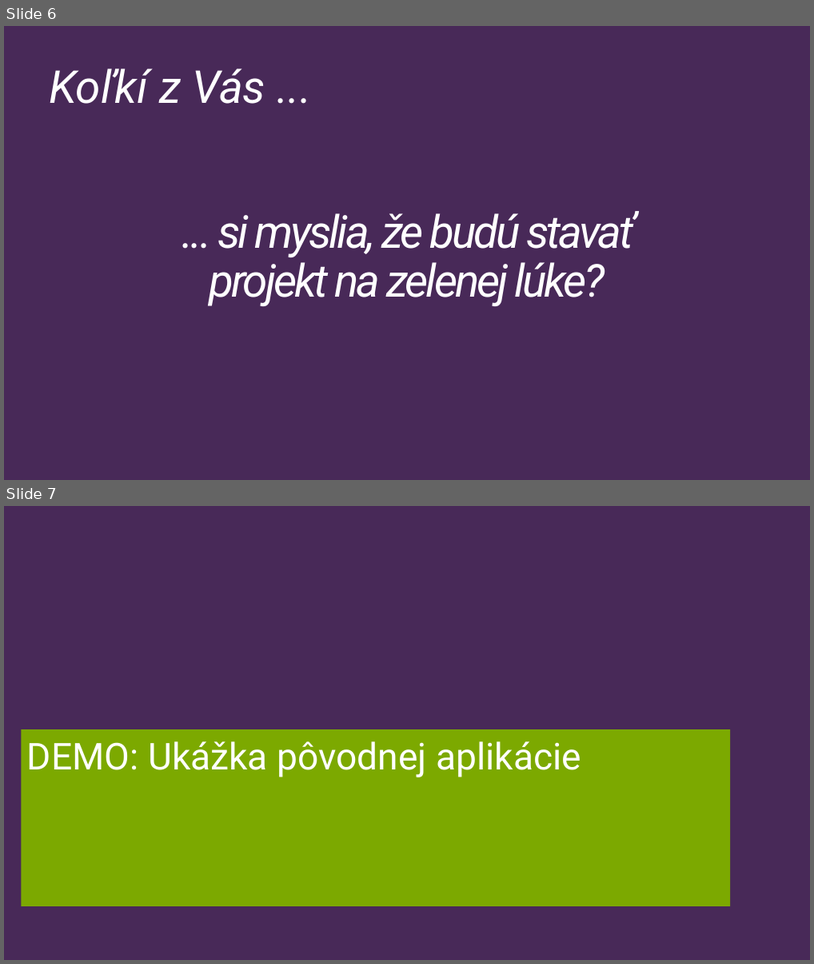
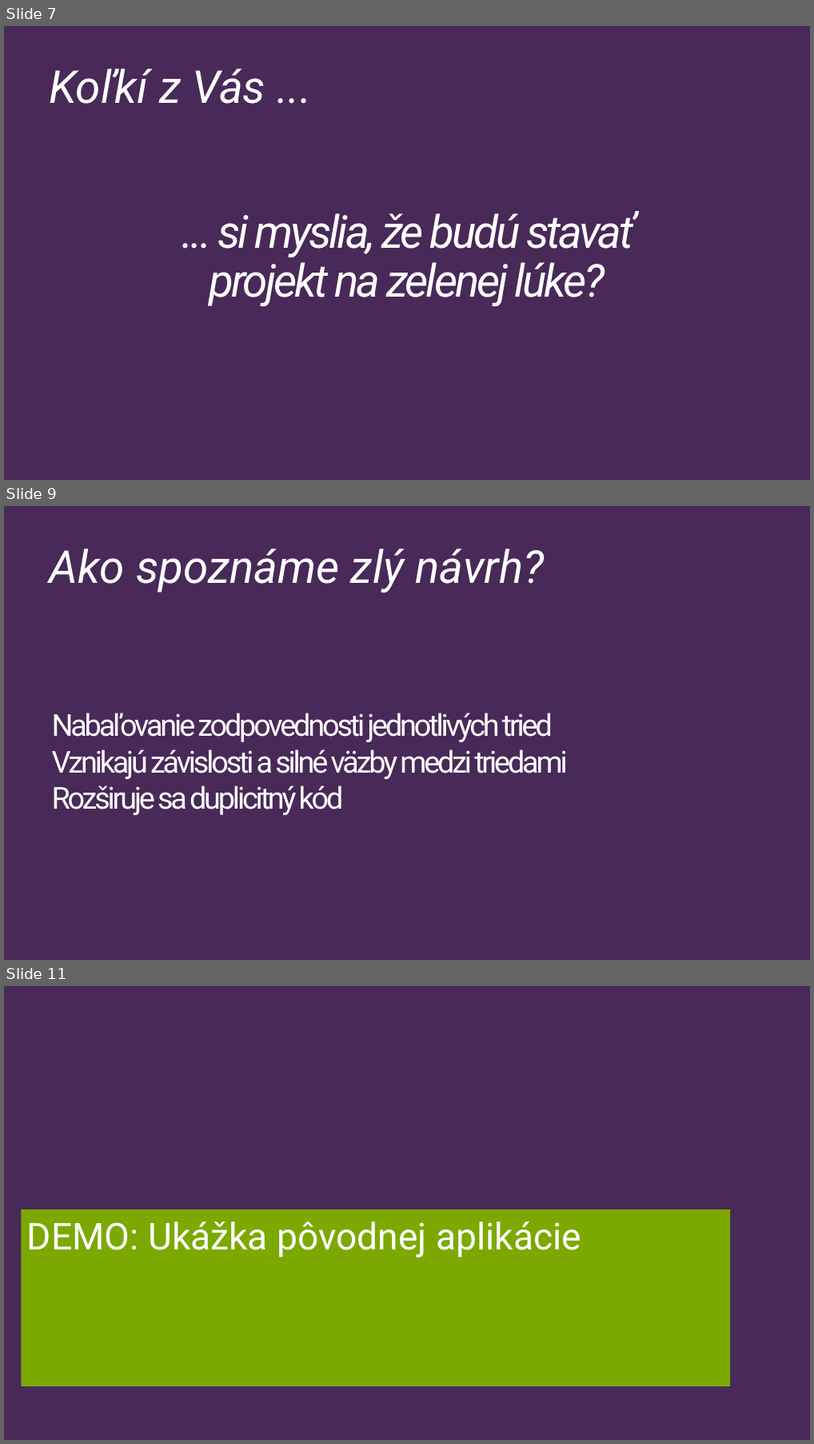
Before and after one commit to Burgyn/SOLID-Principles, a slide deck: SOLIDPrinciples.pptx. Shown one above the other, each under a label of ours: slides 6 and 7 before the commit, slides 7, 9 and 11 after it; the slides between them are not shown. The pictures are 814x964 and 814x1444 pixels, drawn with LibreOffice and Linux fonts; fonts in the diff are those of the drawing. Boxes give left, top, right and bottom in pixels: in the first picture for what was removed or moved away, otherwise in the second. Text is boxed around its words. In the diff, an @@ line names an element or a change of style, - is before the commit and + after.

```diff
--- a/SOLIDPrinciples.pptx
+++ b/SOLIDPrinciples.pptx
@@ slide 9 added at [4,506,810,960], background #482958 @@
@@ subtitle added at [49,548,544,593], 54 pt, text #FFFFFF, italic @@
+Ako spoznáme zlý návrh?
@@ title added at [52,712,568,815], 36 pt, text #FFFFFF @@
+Nabaľovanie zodpovednosti jednotlivých tried
+Vznikajú závislosti a silné väzby medzi triedami
+Rozširuje sa duplicitný kód
@@ what was slide 6 is now slide 7 @@
@@ what was slide 7 is now slide 11 @@
```
Also in this commit, not shown: 6 other slides added, 1 other file.
